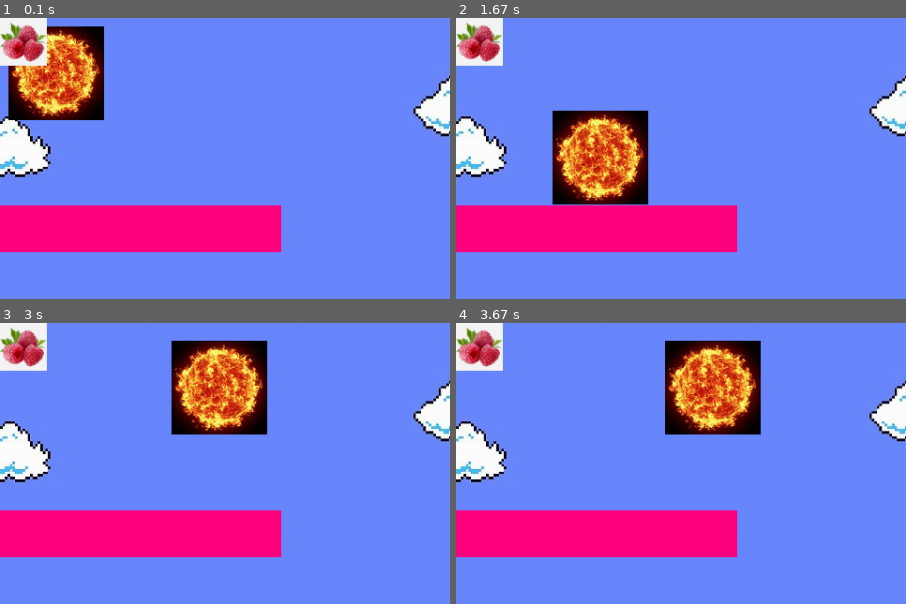
Above: before the commit, frames 1-4 (two rows, left to right).
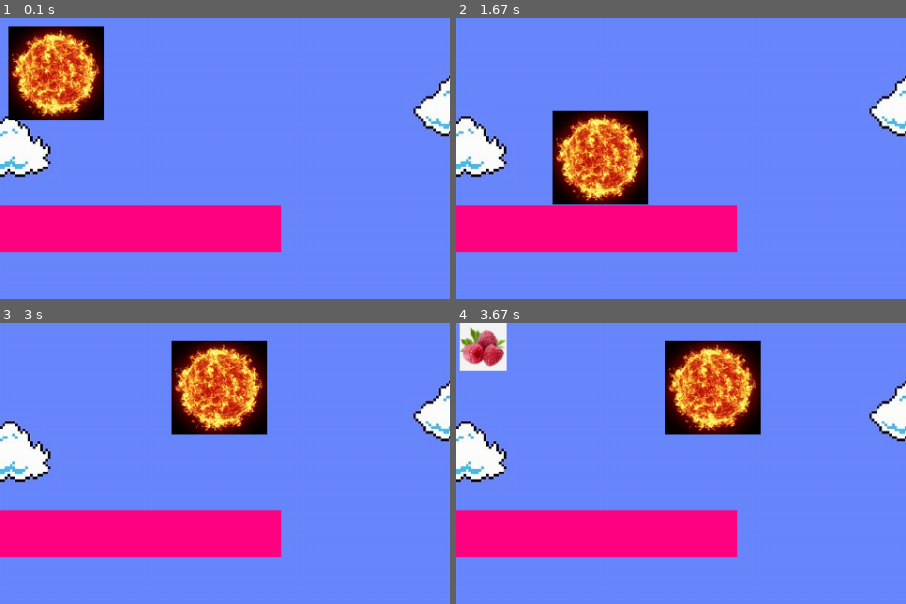
Above: after the commit, the same moments.

Repository: Jagglapaff/pygame_test
Game: pygame game, started from Hazel_gouse.py
The game is run twice, just before and just after one commit, with the same random seed, the same clock (stepped at 60 frames per second) and the same inputs.
Inputs:
- Up to frame 1 (0.1 s): no input
- Up to frame 2 (1.67 s): hold Right 0.33-0.8 s; hold Up 0.83-1.13 s; hold Right 1.17-1.63 s
- Up to frame 3 (3 s): hold Left 1.67-2.2 s; hold Down 2.23-2.53 s; hold Left 2.57-2.97 s
- Up to frame 4 (3.67 s): hold Up 3-3.37 s; hold Right from 3.4 s (still down)
The pictures show only the part of the screen within x 0-50%, y 0-50%; the shares and areas given below are measured in that part.

The runs differ from the first frame. In frame 1, 1.8% of the frame differs, in the area x 0-11%, y 0-18%; in frame 2, 1.8%; in frame 3, 1.8%; in frame 4, 1.1%.

Commit message:
Added time and timed visibility for berry

Diff:
--- a/Hazel_gouse_and_the_egg_thief.py
+++ b/Hazel_gouse.py
@@ -1,12 +1,13 @@
+import random
+import time
 import pygame
 import sys     # sys-module will be needed to exit the game
 from pygame.locals import * # imports the constants of pygame
 pygame.init()  # initializes pygame
 
 # the display surface
-width = 960
-height = 600
-dispSurf = pygame.display.set_mode((width,height))
+size = (960, 600)
+dispSurf = pygame.display.set_mode(size)
 pygame.display.set_caption("Hazel gouse and the egg thief")
 
 # the Surface objects
@@ -42,7 +43,8 @@
 dispSurf.blit(kanahaukka, (0,0))
 dispSurf.blit(pyy, (400,500))
 dispSurf.blit(rectangle, (0,200))
-dispSurf.blit(berry, (300,300))
+#dispSurf.blit(berry, (300,300))
+
 
 # the display surface needs to be updated for the blitted Surfaces to become visible
 # pygame.display.update() would do the same
@@ -63,11 +65,19 @@
 pyyArea.top = 500
 rectangleArea.left = 0
 rectangleArea.top = 200
-
+berryArea.left = random.randint(0, size[0])
+berryArea.top = random.randint(0, size[1])
 # Variables
 # hawkspeed contains the [x,y]-hawkspeed of the kanahaukka in pixels
 hawkspeed = [1,1]
 lives = 3
+
+# Initialize the berry visibility and the time when it was last changed
+berry_visible = False
+berry_last_change = pygame.time.get_ticks()
+
+# Set the duration for which the berry should be visible or hidden
+visibility_duration = 3000  # 3000 milliseconds = 3 seconds
 
 # Font objects
 # Create a font object
@@ -91,6 +101,14 @@
                 pygame.quit() # the display window closes
                 sys.exit()    # the python program exits
 
+    # Get the current time
+    current_time = pygame.time.get_ticks()
+
+    # Check if the visibility duration has passed
+    if current_time - berry_last_change > visibility_duration:
+        # Change the berry visibility and update the last change time
+        berry_visible = not berry_visible
+        berry_last_change = current_time
 
     # kanahaukka will be moved by hawkspeed=[1,1] in every iteration
     # move_ip([x,y]) changes the Rect-objects left-top coordinates by x and y
@@ -108,9 +126,9 @@
         text = font.render(f'Lives: {lives}', 1, (255, 255, 255))
 
     # kanahaukka bounces from the edges of the display surface
-    if kanahaukkaArea.left < 0 or kanahaukkaArea.right > width: # kanahaukka is vertically outside the game
+    if kanahaukkaArea.left < 0 or kanahaukkaArea.right > size[0]: # kanahaukka is vertically outside the game
         hawkspeed[0] = -hawkspeed[0] # the x-direction of the hawkspeed will be converted
-    if kanahaukkaArea.top < 0 or kanahaukkaArea.bottom > height: # kanahaukka is horizontally outside the game
+    if kanahaukkaArea.top < 0 or kanahaukkaArea.bottom > size[1]: # kanahaukka is horizontally outside the game
         hawkspeed[1] = -hawkspeed[1] # the y-direction of the hawkspeed will be converted
 
 
@@ -138,12 +156,16 @@
         pyyArea.move_ip((0,-1))
 
 
+
     # blit all the Surfaces in their new places
     dispSurf.blit(level, (0,0)) # without this, moving characters would have a "trace"
     dispSurf.blit(kanahaukka, kanahaukkaArea)
     dispSurf.blit(pyy, pyyArea)
     dispSurf.blit(rectangle, rectangleArea)
-    dispSurf.blit(berry, berryArea)
+
+    # If the berry is visible, draw it on the screen
+    if berry_visible:
+        dispSurf.blit(berry, berryArea)
 
         # Draw the text on the screen
     dispSurf.blit(text, (400, 300))
